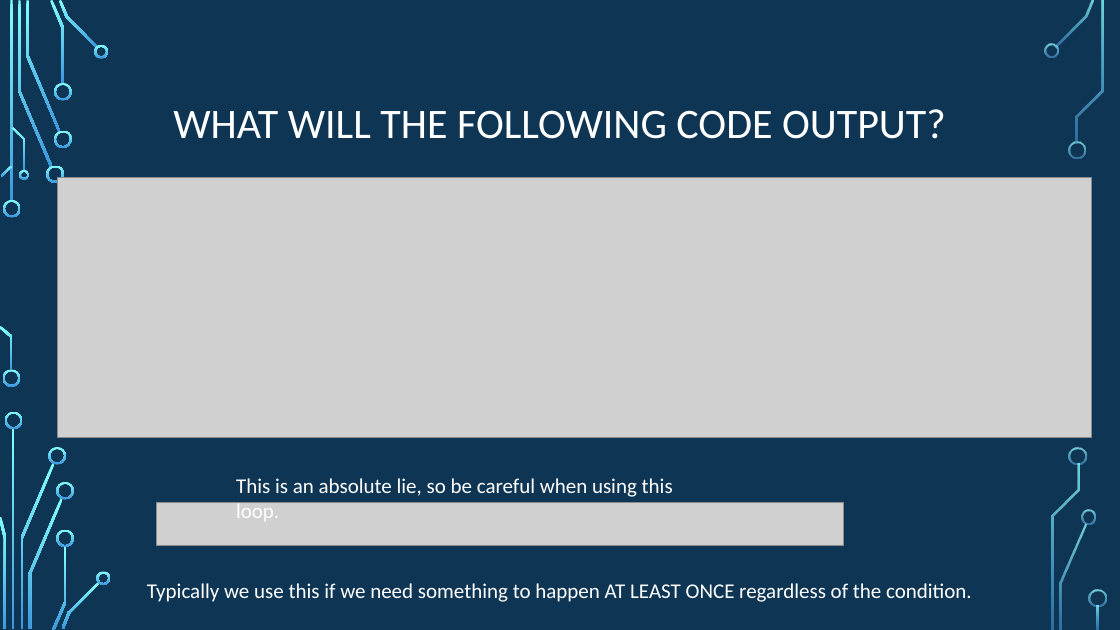
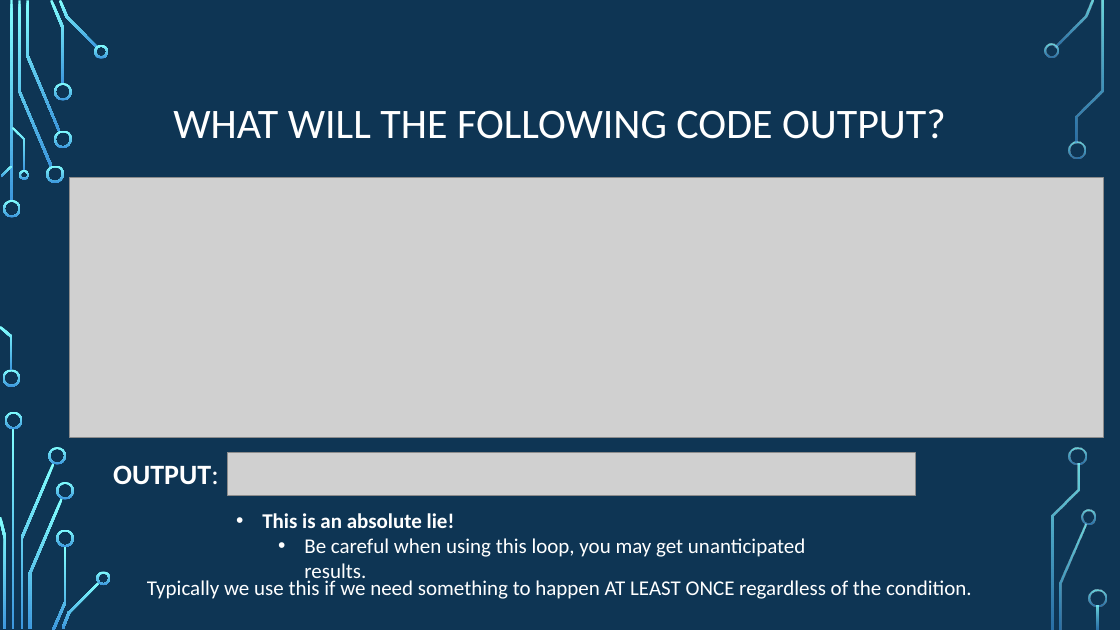
Before and after one commit to psypdt/ZIS_C-_Summer_Course_2019, a slide deck: slide 19 of Day_3/Day_3.pptx. Drawn at 1120x630 pixels with LibreOffice and Linux fonts; fonts in the diff are those of the drawing; grey boxes stand for pictures; background and template pictures are left out. Boxes give left, top, right and bottom in pixels: in the first picture for what was removed or moved away, otherwise in the second. Text is boxed around its words. In the diff, an @@ line names an element or a change of style, - is before the commit and + after.

```diff
--- a/Day_3/Day_3.pptx
+++ b/Day_3/Day_3.pptx
@@ picture: place and size @@
-picture at [57,177,1091,438]
+picture at [70,177,1103,438]
@@ text added at [113,465,219,485], 24 pt, text #FFFFFF, bold @@
+OUTPUT:
@@ picture: place and size @@
-picture at [156,502,844,546]
+picture at [228,453,916,497]
@@ text at [262,513,805,557]: text changed @@
-This is an absolute lie, so be careful when using this loop.
+• This is an absolute lie!
+  • Be careful when using this loop, you may get unanticipated results.
@@ text "Typically we use this if ...": place and size @@
-text "Typically we use this if ..." at [147,583,972,602]
+text "Typically we use this if ..." at [147,577,972,599]
```
Also in this commit, not shown: 7 other slides changed.
